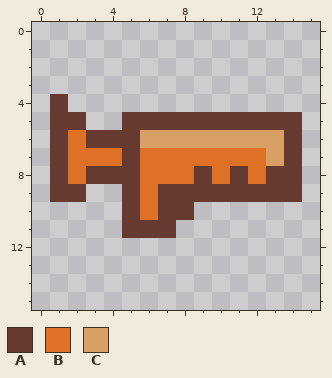
Pixel-art file -- Assets/Resources/Sprites/Gun/pistol003.aseprite. Above, as it was before the edit.
16x16 pixels, 1 frame.
Palette (. is transparent): A #663931  B #df7126  C #d9a066
Pixels before, first column x 1:
 4 A.............
 5 AA..AAAAAAAAAA
 6 ABAAACCCCCCCCA
 7 ABBBABBBBBBBCA
 8 ABAAABBBABABAA
 9 AA..ABAAAAAAAA
10 ....ABAA......
11 ....AAA.......
The same view after the edit:
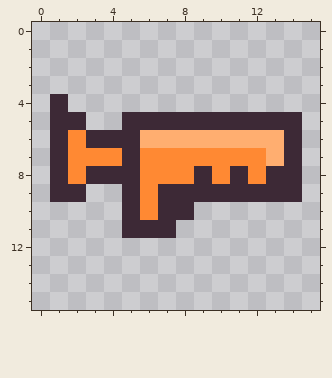
Diff:
{"colour":"A","old":"#663931","new":"#3d2936"}
{"colour":"B","old":"#df7126","new":"#ff8933"}
{"colour":"C","old":"#d9a066","new":"#ffae70"}
{"label":"changed","picture_box":[50,94,302,238]}
